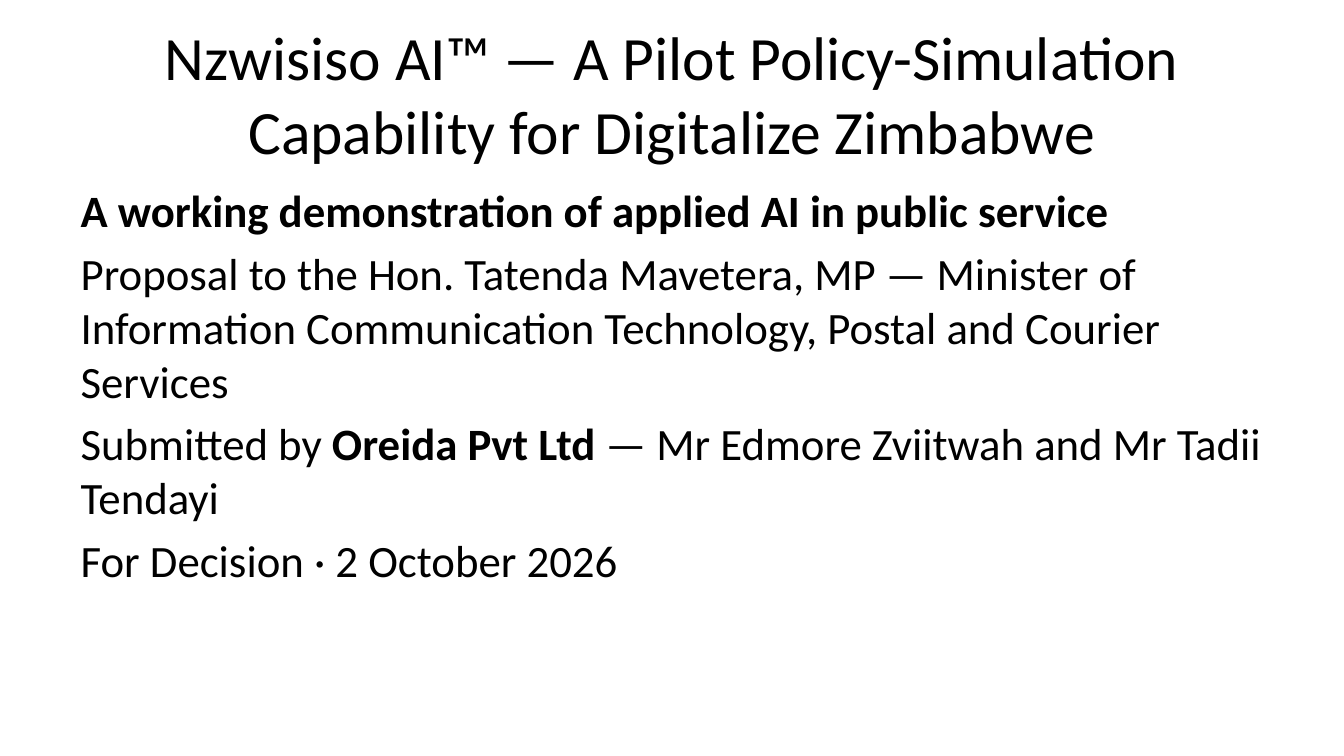
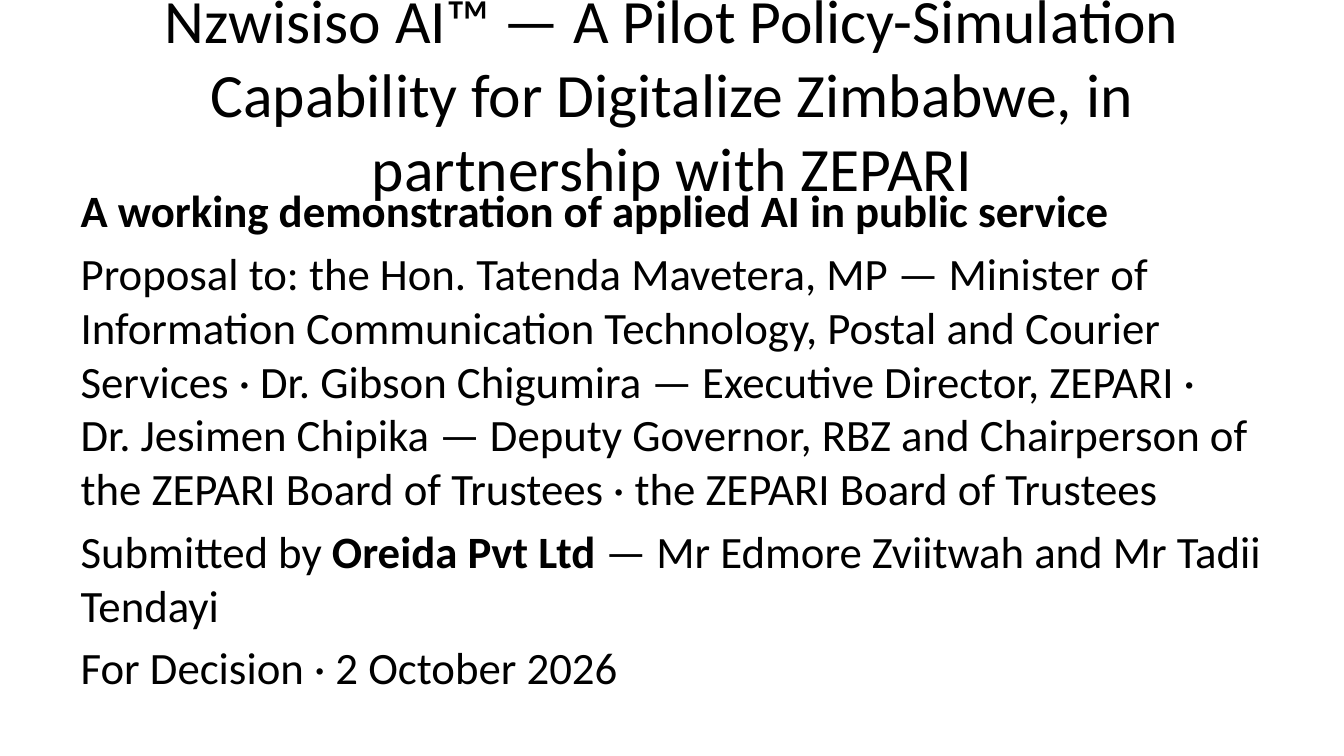
Before and after one commit to BitFlexFinTech/policy-nexus, a slide deck: slide 1 of Minister Submission/Oreida_Pitch_Deck_Minister_of_ICT.pptx. Drawn at 1344x756 pixels with LibreOffice and Linux fonts; fonts in the diff are those of the drawing. Boxes give left, top, right and bottom in pixels: in the first picture for what was removed or moved away, otherwise in the second. Text is boxed around its words. In the diff, an @@ line names an element or a change of style, - is before the commit and + after.

Commit message:
docs(minister): item (iii) — address the proposal to four addressees, add the ZEPARI partnership + endorsement ask and the four-bucket funding route; sync the superseded coverage figures

```diff
--- a/Minister Submission/Oreida_Pitch_Deck_Minister_of_ICT.pptx
+++ b/Minister Submission/Oreida_Pitch_Deck_Minister_of_ICT.pptx
@@ title at [165, 0, 1179, 206]: text changed @@
-Nzwisiso AI™ — A Pilot Policy-Simulation Capability for Digitalize Zimbabwe
+Nzwisiso AI™ — A Pilot Policy-Simulation Capability for Digitalize Zimbabwe, in partnership with ZEPARI
@@ text at [81, 259, 1247, 506]: text changed @@
-Proposal to the Hon. Tatenda Mavetera, MP — Minister of Information Communication Technology, Postal and Courier Services
+Proposal to: the Hon. Tatenda Mavetera, MP — Minister of Information Communication Technology, Postal and Courier Services · Dr. Gibson Chigumira — Executive Director, ZEPARI · Dr. Jesimen Chipika — Deputy Governor, RBZ and Chairperson of the ZEPARI Board of Trustees · the ZEPARI Board of Trustees
```
Also in this commit, not shown: 4 other slides changed, 2 slides added, 5 other files.
